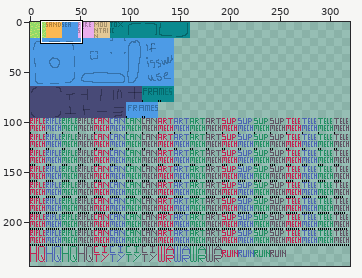
Two states of a sprite sheet, images/sheetLowRes.png. The picture above shows the old version from afar; the outline marks the close-up.
Close-up. Before the edit:
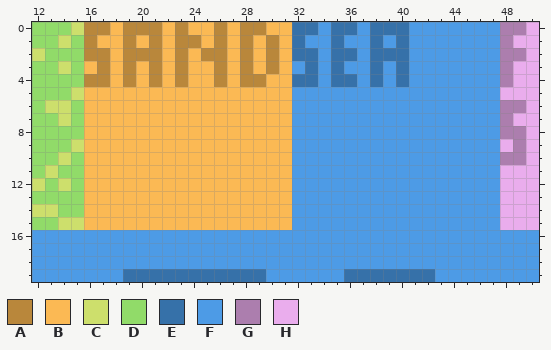
The file is 320x256 pixels. Colours within 5 levels of each other are drawn and written as one. Shown: x 12..50, y 0..19. The wide view leaves out empty margins. The commit also changed other parts of the picture, which this record leaves out.
Palette (. is transparent): A #b9873b  B #fbb954  C #cddf6c  D #91db69  E #3671a9  F #4d9be6  G #ac7eae  H #eaaded
Pixels before, first column x 12:
 0 DDDCAABAAABABBABAABBEEFEEFEEEFFFFFFFGGH
 1 DDCDABBABABAABABABABEFFEFFEFEFFFFFFFGHH
 2 CDDDAABAAABABAABABABEEFEEFEEEFFFFFFFGGH
 3 DDCDBABABABABBABABABFEFEFFEFEFFFFFFFGHH
 4 DDDDAABABABABBABAABBEEFEEFEFEFFFFFFFGHH
 5 DDDCBBBBBBBBBBBBBBBBFFFFFFFFFFFFFFFFHHH
 6 DCCDBBBBBBBBBBBBBBBBFFFFFFFFFFFFFFFFGGH
 7 DDCDBBBBBBBBBBBBBBBBFFFFFFFFFFFFFFFFGHH
 8 DDDDBBBBBBBBBBBBBBBBFFFFFFFFFFFFFFFFGGH
 9 DDDCBBBBBBBBBBBBBBBBFFFFFFFFFFFFFFFFHGH
10 DDCDBBBBBBBBBBBBBBBBFFFFFFFFFFFFFFFFGGH
11 DCDDBBBBBBBBBBBBBBBBFFFFFFFFFFFFFFFFHHH
12 CDCDBBBBBBBBBBBBBBBBFFFFFFFFFFFFFFFFHHH
13 DDDDBBBBBBBBBBBBBBBBFFFFFFFFFFFFFFFFHHH
14 CCDDBBBBBBBBBBBBBBBBFFFFFFFFFFFFFFFFHHH
15 DDCCBBBBBBBBBBBBBBBBFFFFFFFFFFFFFFFFHHH
16 FFFFFFFFFFFFFFFFFFFFFFFFFFFFFFFFFFFFFFF
17 FFFFFFFFFFFFFFFFFFFFFFFFFFFFFFFFFFFFFFF
18 FFFFFFFFFFFFFFFFFFFFFFFFFFFFFFFFFFFFFFF
19 FFFFFFFEEEEEEEEEEEFFFFFFEEEEEEEFFFFFFFF
The result:
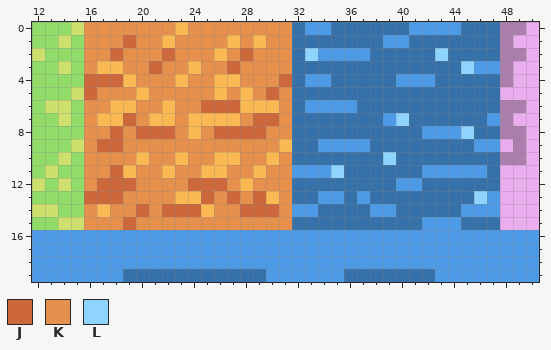
Colours new in this view: J #cd683d  K #e6904e  L #8fd3ff
What changed:
Changed rows in their new state; - is an unchanged pixel.
first column x 16:
 0 KKKKKKKBKKKKKKKK-F---E-------EEE
 1 KKKJKK-KKKK-K-KK-EE-EE--FEEEEEEE
 2 KKJKKKJKKKBKJKKK-L-FF----EELEEEE
 3 KB-KKJKK-KKJKKKKE-E-EE-E-EEEEL--
 4 JJJBKKKBKKB-KKKJ-F---E-EF--EEEEE
 5 JKKK-KKKKK-K-KJKEEEEEEEEEEEEEEEE
 6 KK--KK-KKJJJ---KE----EEEEEEEEEEE
 7 K--JK--K----KJJKEEEEEEE-LEEEEEE-
 8 KKJKJJJK-KJJJJKKEEEEEEEEEE---LEE
 9 KJJKKKKKKKKKKKK-EE----EEEEEEEE--
10 KKKK-KK-KK--KK-KEEEEEEELEEEEEEEE
11 KKJ-KK-KK--KK-KK---LEEEEEE-----E
12 KJJJKKKKJJJK-KKKEEEEEEEE--EEEEEE
13 JJJKKKK--JKJKJ-KEE--E-EEEEEEEEL-
14 K-KKJKJJJ-KKJJJK--EEEE--EEEEE---
15 KKKJKKKKKKKKKKKKEEEEEEEEEE---EEE
